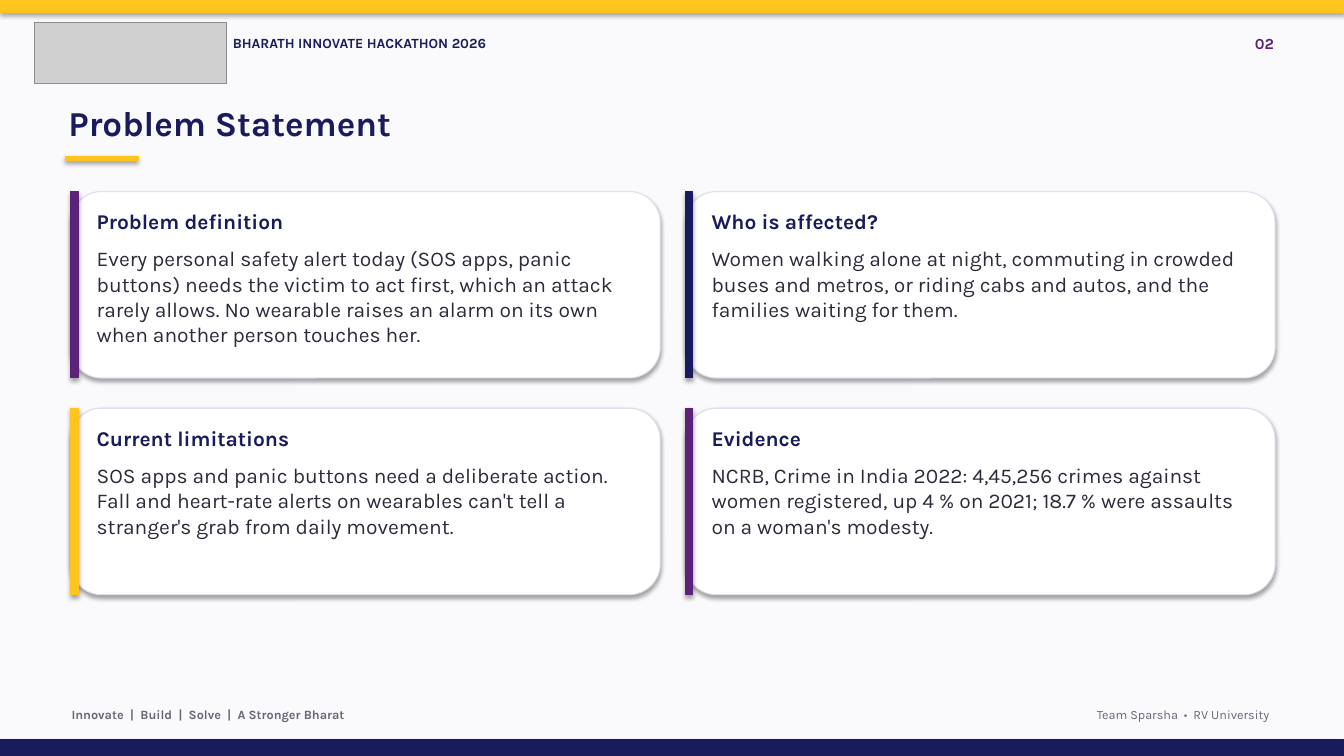
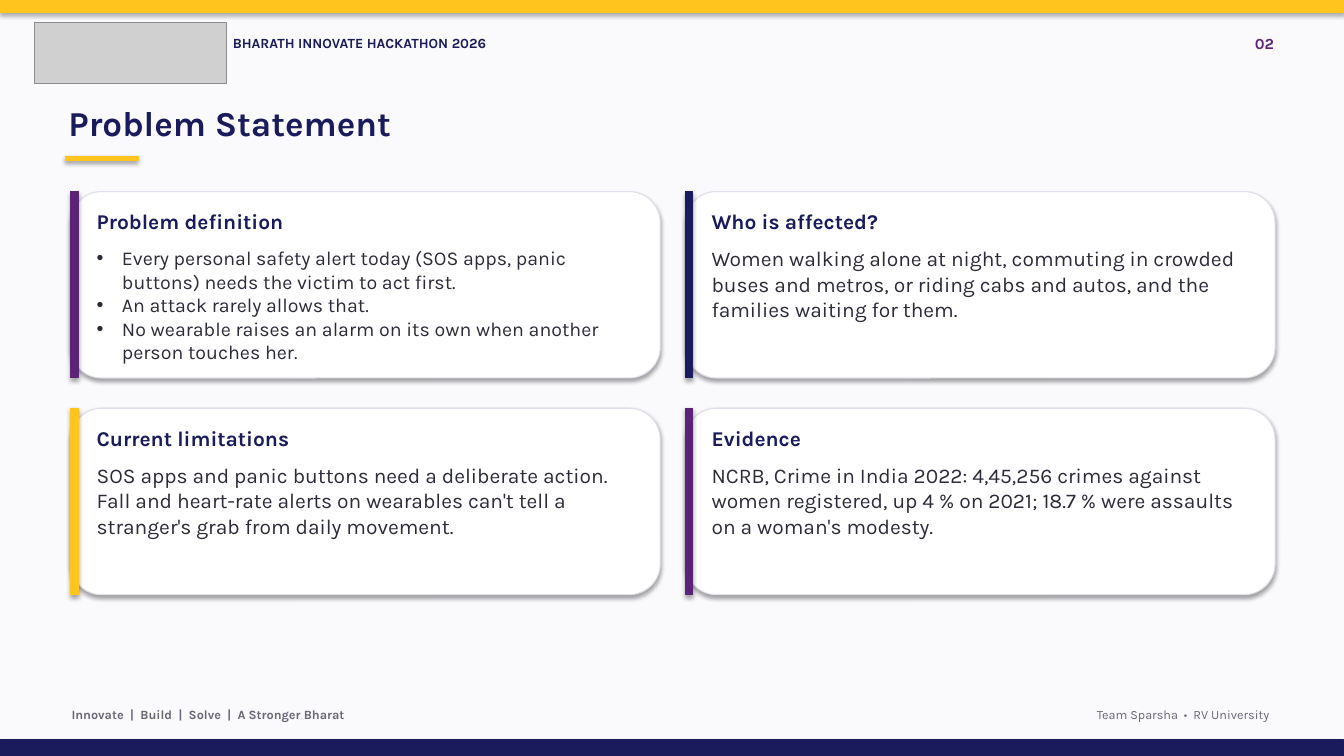
Before and after one commit to Bhajanth13/SparshaGuard, a slide deck: slide 2 of docs/SparshaGuard_BIH2026.pptx. Drawn at 1344x756 pixels with LibreOffice and Linux fonts; fonts in the diff are those of the drawing; grey boxes stand for pictures. Boxes give left, top, right and bottom in pixels: in the first picture for what was removed or moved away, otherwise in the second. Text is boxed around its words. In the diff, an @@ line names an element or a change of style, - is before the commit and + after.

Commit message:
Deck slide 2: problem definition as bullet points

```diff
--- a/docs/SparshaGuard_BIH2026.pptx
+++ b/docs/SparshaGuard_BIH2026.pptx
@@ text at (122, 251, 599, 364): text changed; size 15 to 14 pt @@
-Every personal safety alert today (SOS apps, panic buttons) needs the victim to act first, which an attack rarely allows. No wearable raises an alarm on its own when another person touches her.
+• Every personal safety alert today (SOS apps, panic buttons) needs the victim to act first.
+• An attack rarely allows that.
+• No wearable raises an alarm on its own when another person touches her.
```
